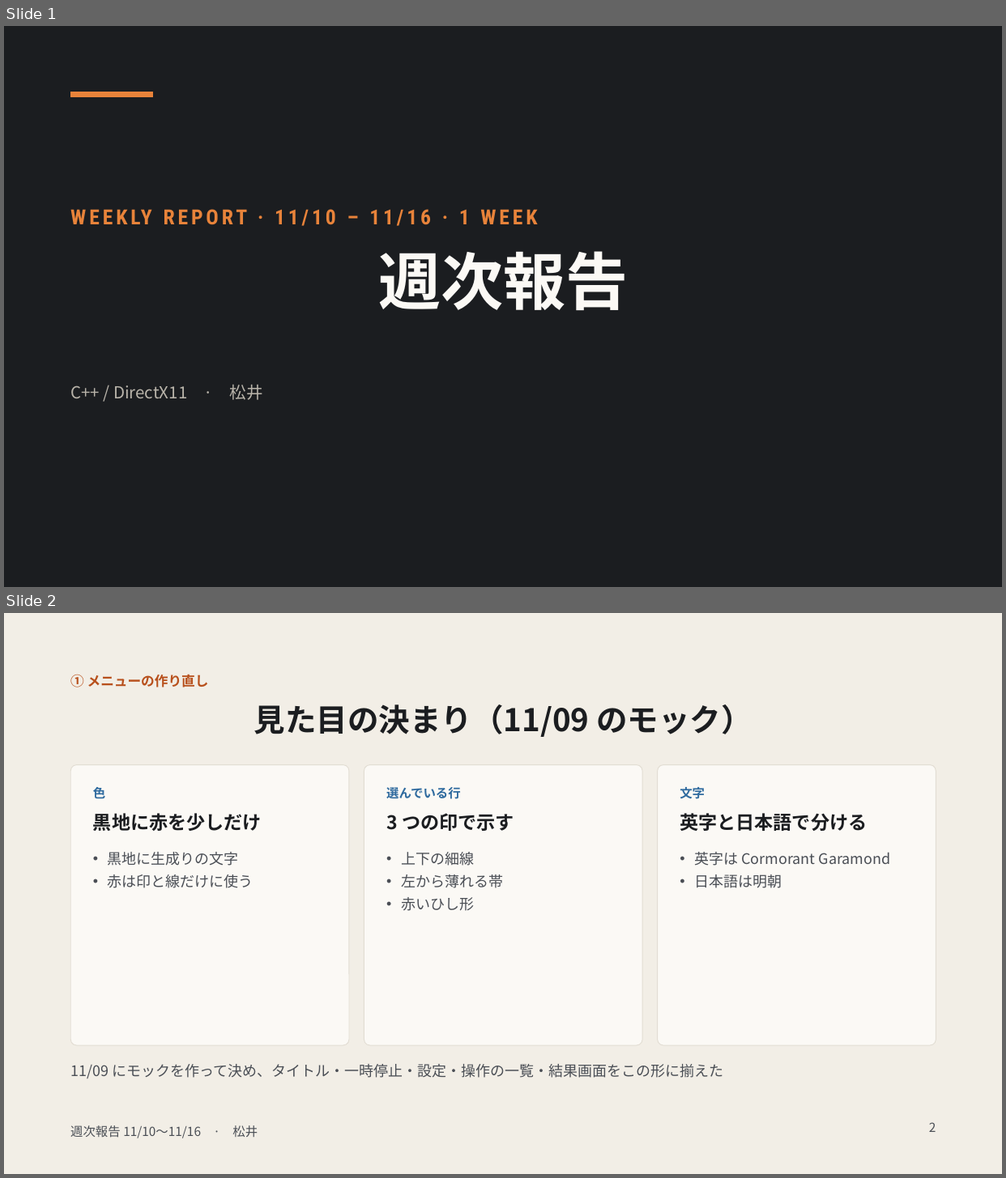
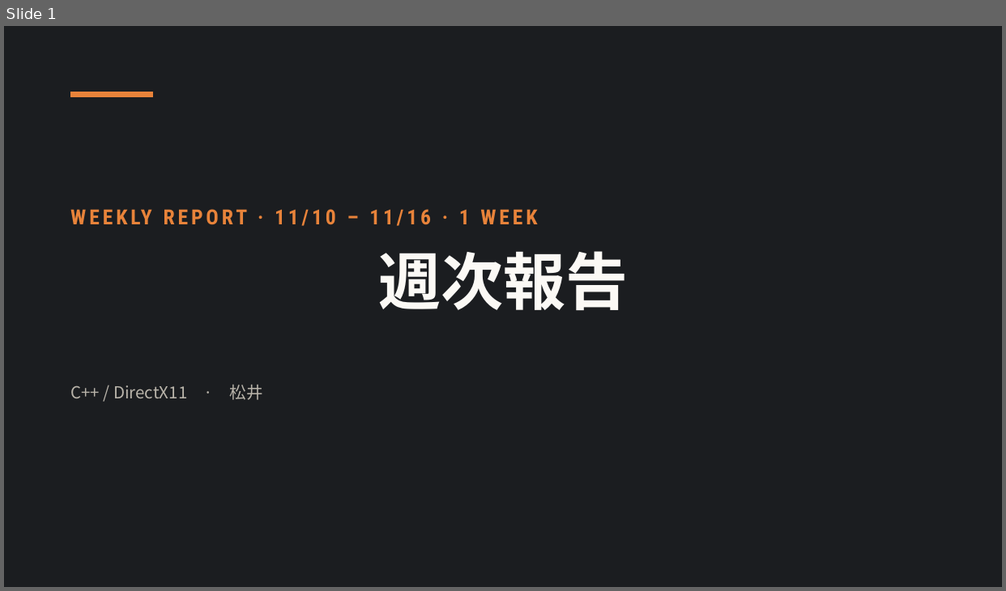
Before and after one commit to madoromi05/LastDrop, a slide deck: SummaryPlan/報告書/週次報告 11 10〜11 16.pptx. Shown one above the other, each under a label of ours: slides 1 and 2 before the commit, slide 1 after it. The pictures are 1006x1178 and 1006x591 pixels, drawn with LibreOffice and Linux fonts; fonts in the diff are those of the drawing. Boxes give left, top, right and bottom in pixels: in the first picture for what was removed or moved away, otherwise in the second. Text is boxed around its words. In the diff, an @@ line names an element or a change of style, - is before the commit and + after.

```diff
--- a/SummaryPlan/報告書/週次報告 11 10〜11 16.pptx
+++ b/SummaryPlan/報告書/週次報告 11 10〜11 16.pptx
@@ slide 2 removed at (4,613,1002,1174), background #F2EEE6 @@
@@ text removed at (70,674,209,688) @@
-① メニューの作り直し
@@ title removed at (254,705,752,737) @@
-見た目の決まり（11/09 のモック）
@@ rounded rectangle removed at (70,765,349,1046) @@
@@ rounded rectangle removed at (364,765,642,1046) @@
@@ rounded rectangle removed at (658,765,936,1046) @@
@@ text removed at (93,787,105,799) @@
-色
@@ text removed at (386,787,461,799) @@
-選んでいる行
@@ text removed at (680,787,705,799) @@
-文字
@@ text removed at (93,813,262,831) @@
-黒地に赤を少しだけ
@@ text removed at (386,813,514,831) @@
-3 つの印で示す
@@ text removed at (680,813,867,831) @@
-英字と日本語で分ける
@@ text removed at (108,852,253,888) @@
-• 黒地に生成りの文字
-• 赤は印と線だけに使う
@@ text removed at (401,852,503,911) @@
-• 上下の細線
-• 左から薄れる帯
-• 赤いひし形
@@ text removed at (694,852,891,888) @@
-• 英字は Cormorant Garamond
-• 日本語は明朝
@@ text removed at (70,1064,723,1079) @@
-11/09 にモックを作って決め、タイトル・一時停止・設定・操作の一覧・結果画面をこの形に揃えた
@@ page number removed at (929,1122,936,1132) @@
-2
@@ text removed at (70,1126,258,1139) @@
-週次報告 11/10〜11/16 · 松井
```
Also in this commit, not shown: 4 slides added, 1 other slide removed, 8 other files.
